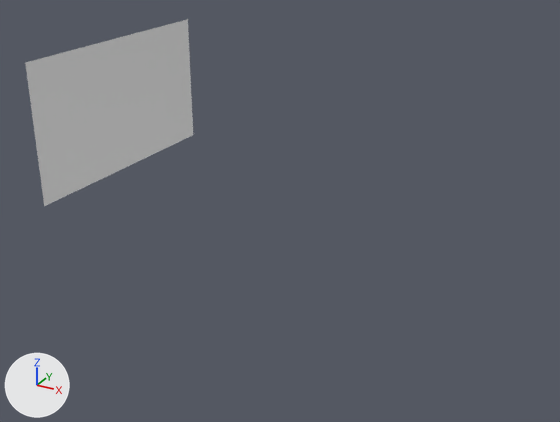
Before and after pictures for a commit that changed the FBX model FYP/Assets/3D ASSETS/MAP/LEVEL_2/BACKGROUND_FOLDER/BACKGROUND_WALL.fbx.
Before and after are seen from a 50 mm lens placed at (2932.0, -4281.0, 1625.0), pointed at (576.0, 3.0, -517.0). Arrows for +X, +Y and +Z are at lower left; the lights stay in place. Where no turn or scale is listed for an object, it has been applied to the vertices.
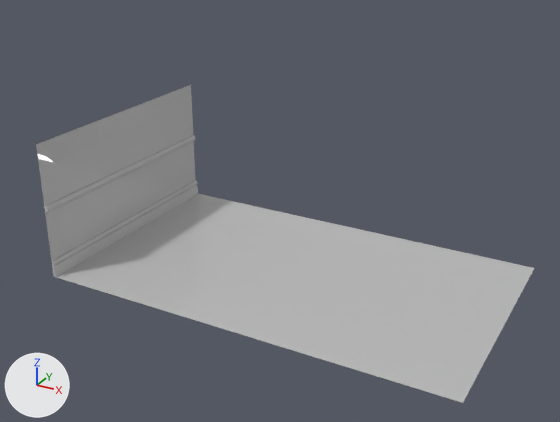
The newer file is also turned or shifted as a whole; pictures and numbers use the older file's frame.

What changed in the scene script:
```text
Add mat_material__0:
    mat_material__0 = principled_material('Material #0')
    mat_material__0.base_color = (0.5, 0.5, 0.5)  # grey #bcbcbc
    mat_material__0.roughness = 0.0
Change me_mesh:
    used by ob_plane001; location = (-869.0, 155.0, 0.0)
    remove me_mesh.from_pydata(...)  # 4641 vertices, 9000 faces; spans x 0.0, y -900.0..900.0, z -500.0..500.0
    add me_mesh.from_pydata(...)  # 4 vertices, 2 faces; spans x 0.0, y -900.0..900.0, z -500.0..-50.0
    me_mesh part 1: 4639 vertices removed from x 0.0, y -900.0..900.0, z -500.0..500.0; 2 vertices added at x 0.0, y -900.0..900.0, z -50.0
    add me_mesh.materials.append(mat_material__0)  # grey #bcbcbc
Add me_mesh_004:
    me_mesh_004.from_pydata(...)  # 66 vertices, 128 faces; spans x 0.0..25.0, y -900.0..900.0, z 0.0..125.0
    me_mesh_004.materials.append(mat_material__0)  # grey #bcbcbc
Add me_mesh_003:
    me_mesh_003.from_pydata([(0.0, -1800.0, 0.0), (0.0, 0.0, 0.0), (0.0, -1800.0, 500.0), (0.0, 0.0, 500.0)], [], [(3, 2, 0), (3, 0, 1)])
    me_mesh_003.materials.append(mat_material__0)  # grey #bcbcbc
Add me_mesh_002:
    me_mesh_002.from_pydata(...)  # 28 vertices, 48 faces; spans x 0.0..25.0, y -900.0..900.0, z 0.0..50.0
    me_mesh_002.materials.append(mat_material__0)  # grey #bcbcbc
Add me_mesh_001:
    me_mesh_001.from_pydata([(0.0, 0.0, 0.0), (0.0, -1800.0, 0.0), (3000.0, 0.0, 0.0), (3000.0, -1800.0, 0.0)], [], [(3, 2, 0), (3, 0, 1)])
    me_mesh_001.materials.append(mat_material__0)  # grey #bcbcbc
Add ob_box010:
    ob_box010 = bpy.data.objects.new('Box010', me_mesh_004)
    ob_box010.location = (-869.0, 155.0, -1050.0)
Add ob_plane009:
    ob_plane009 = bpy.data.objects.new('Plane009', me_mesh_003)
    ob_plane009.location = (-869.0, 1055.0, -1050.0)
Add ob_box009:
    ob_box009 = bpy.data.objects.new('Box009', me_mesh_002)
    ob_box009.location = (-869.0, 155.0, -550.0)
Add ob_plane007:
    ob_plane007 = bpy.data.objects.new('Plane007', me_mesh_001)
    ob_plane007.location = (-869.0, 1055.0, -1050.0)
```

Boxes (x1, y1, x2, y2) around the edits, measured in the pictures (560 x 422 px):
'Plane007', added
    after: (56, 194, 534, 403)
'Plane001', reshaped (7% narrower, 35% shorter)
    before: (25, 19, 193, 206)
    after: (36, 85, 193, 206)
'Plane009', added
    after: (45, 141, 195, 261)
'Box010', added
    after: (52, 180, 198, 277)
'Box009', added
    after: (44, 135, 195, 213)
